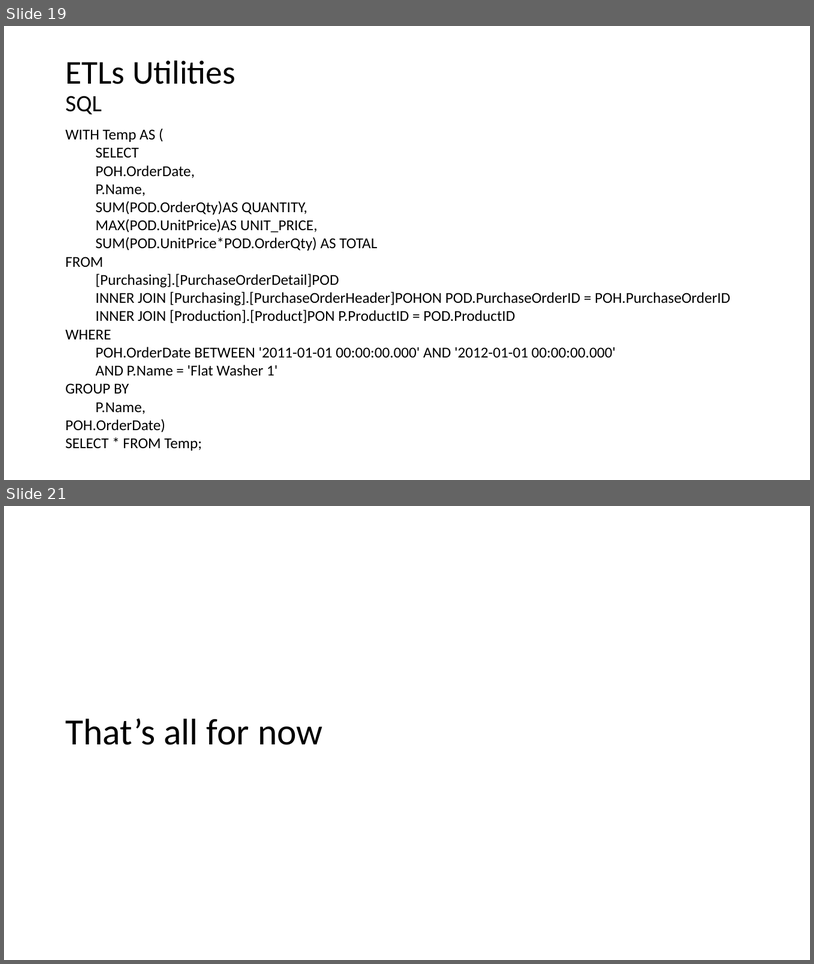
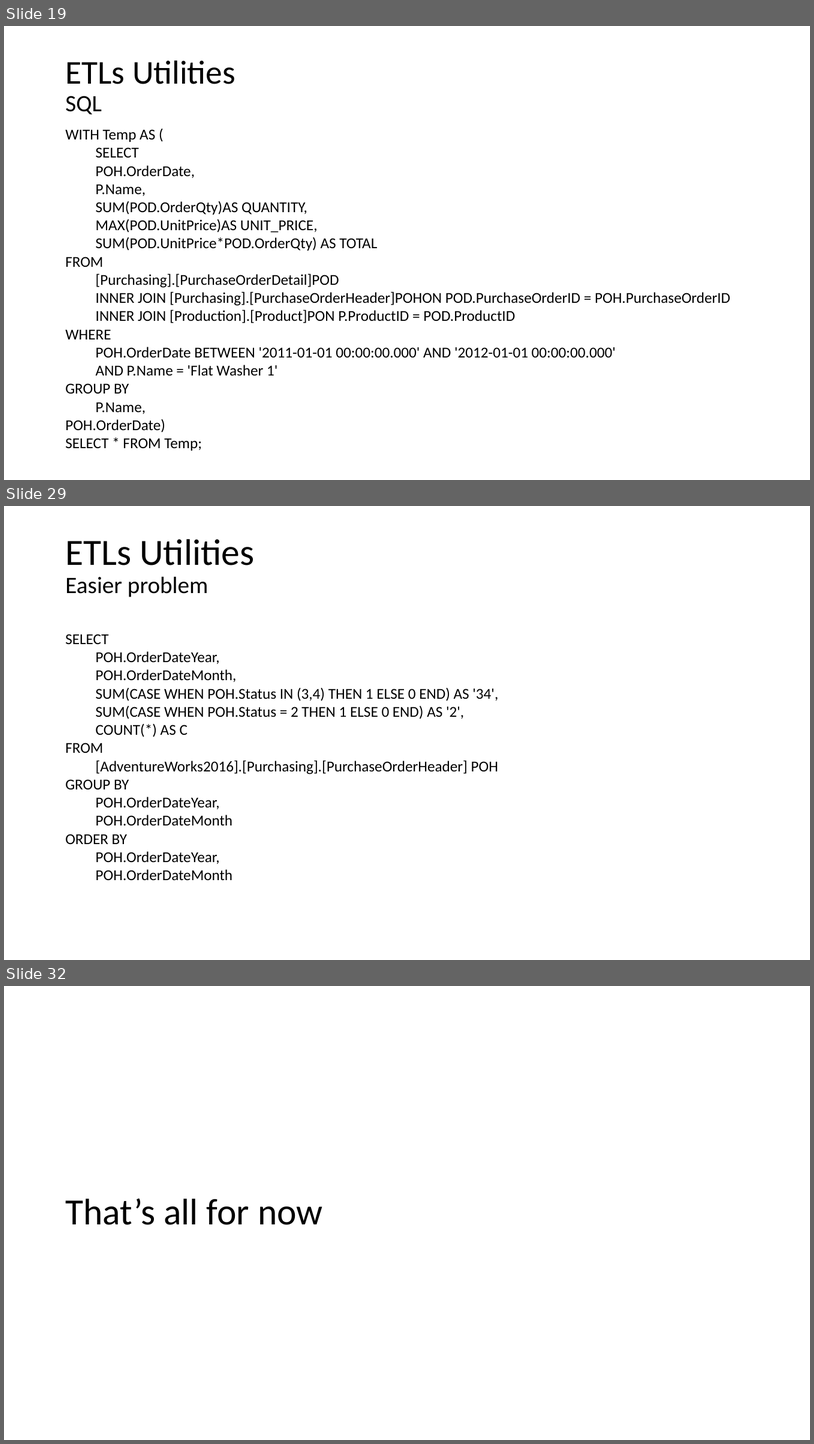
Before and after one commit to mpenarprz/RandomUtils, a slide deck: Short Talks/Data Warehouse/DataWarehouse.pptx. Shown one above the other, each under a label of ours: slides 19 and 21 before the commit, slides 19, 29 and 32 after it; the slides between them are not shown. The pictures are 814x964 and 814x1444 pixels, drawn with LibreOffice and Linux fonts; fonts in the diff are those of the drawing. Boxes give left, top, right and bottom in pixels: in the first picture for what was removed or moved away, otherwise in the second. Text is boxed around its words. In the diff, an @@ line names an element or a change of style, - is before the commit and + after.

```diff
--- a/Short Talks/Data Warehouse/DataWarehouse.pptx
+++ b/Short Talks/Data Warehouse/DataWarehouse.pptx
@@ slide 29 added at (x1=4, y1=506, x2=810, y2=960), background #FFFFFF @@
@@ title added at (x1=65, y1=539, x2=254, y2=597), 44 pt, text #000000 @@
+ETLs Utilities
+Easier problem
@@ text added at (x1=65, y1=634, x2=498, y2=880), 18 pt, text #000000 @@
+SELECT
+  POH.OrderDateYear,
+  POH.OrderDateMonth,
+  SUM(CASE WHEN POH.Status IN (3,4) THEN 1 ELSE 0 END) AS '34',
+  SUM(CASE WHEN POH.Status = 2 THEN 1 ELSE 0 END) AS '2',
+  COUNT(*) AS C
+FROM
+  [AdventureWorks2016].[Purchasing].[PurchaseOrderHeader] POH
+GROUP BY
+  POH.OrderDateYear,
+  POH.OrderDateMonth
+ORDER BY
+  POH.OrderDateYear,
+  POH.OrderDateMonth
@@ what was slide 21 is now slide 32 @@
```
Also in this commit, not shown: 1 slide changed, 10 other slides added, 1 other file.
